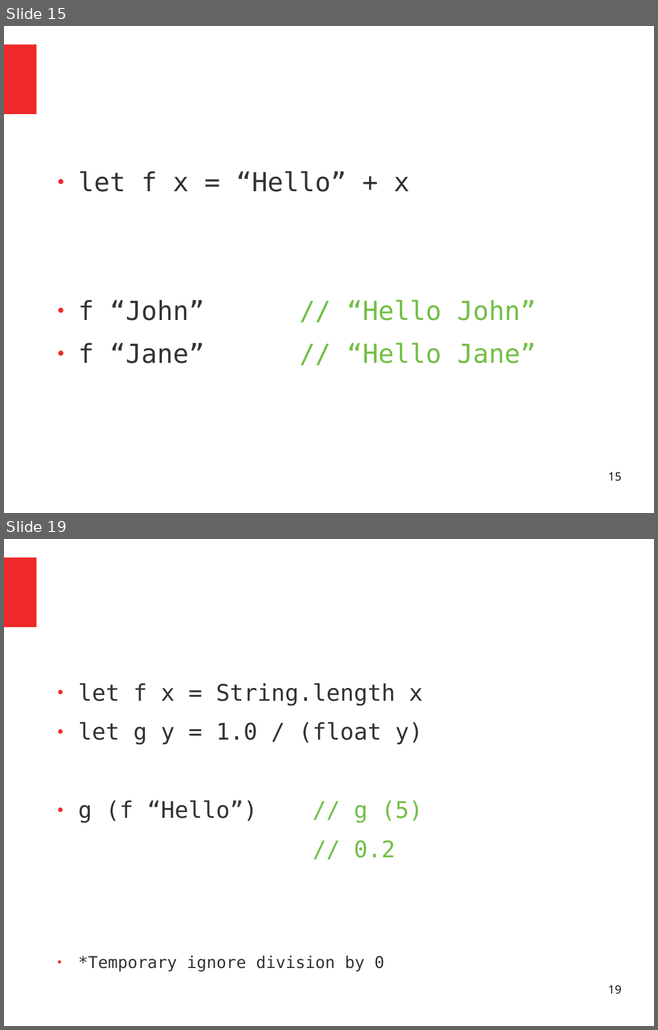
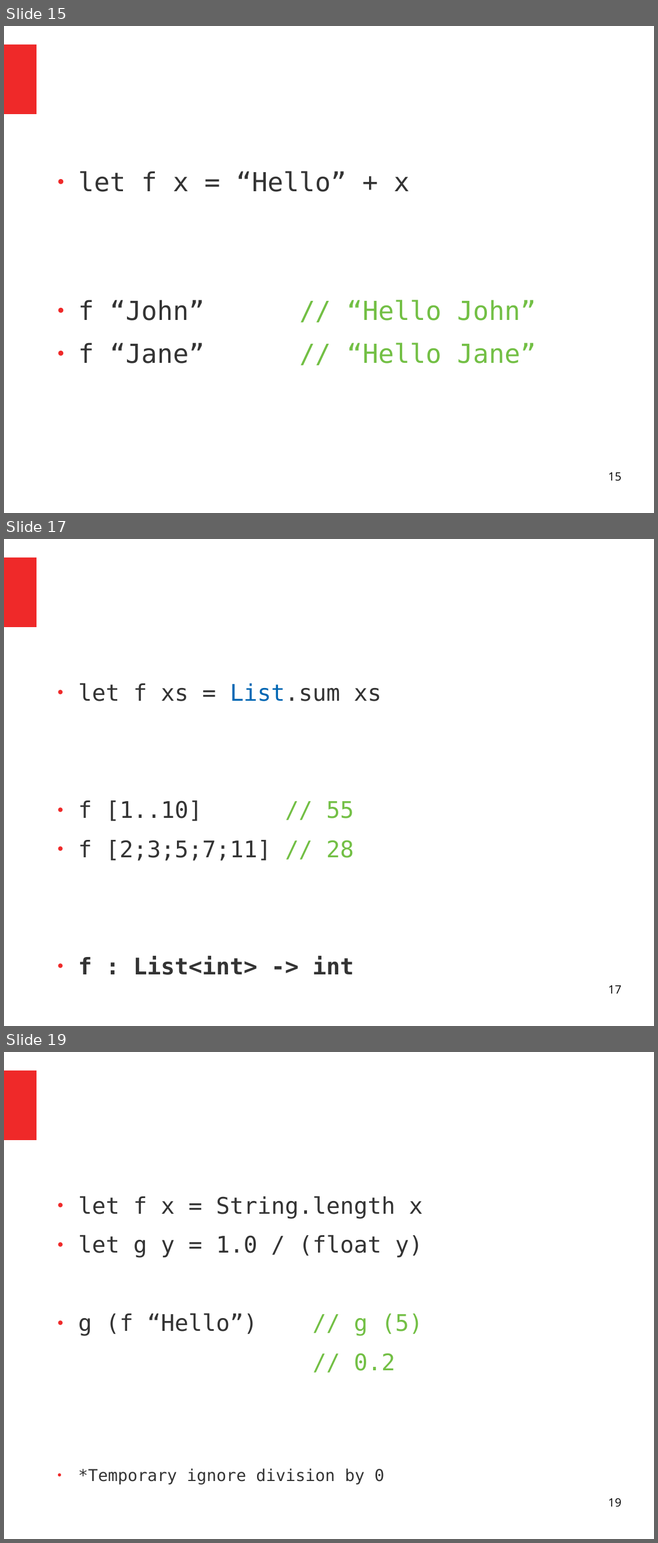
Before and after one commit to ChangHaiBin/FSharpPowerPoint, a slide deck: FSharp Talk.odp. Shown one above the other, each under a label of ours: slides 15 and 19 before the commit, slides 15, 17 and 19 after it; the slides between them are not shown. The pictures are 658x1030 and 658x1543 pixels, drawn with LibreOffice and Linux fonts; fonts in the diff are those of the drawing. Boxes give left, top, right and bottom in pixels: in the first picture for what was removed or moved away, otherwise in the second. Text is boxed around its words. In the diff, an @@ line names an element or a change of style, - is before the commit and + after.

```diff
--- a/FSharp Talk.odp
+++ b/FSharp Talk.odp
@@ slide 17 added at <box>4,539,654,1026</box>, background #FFFFFF; not listed: 1 template element that a slide beside it also shows @@
@@ text added at <box>78,683,382,975</box>, 28 pt, text #333333 @@
+● let f xs = List.sum xs
+● f [1..10] // 55
+● f [2;3;5;7;11] // 28
+● f : List<int> -> int
@@ page number added at <box>608,986,621,994</box>, 14 pt, text #000000 @@
+17
```
Also in this commit, not shown: 2 slides changed, 2 other slides added, 2 slides removed, 1 other file.
